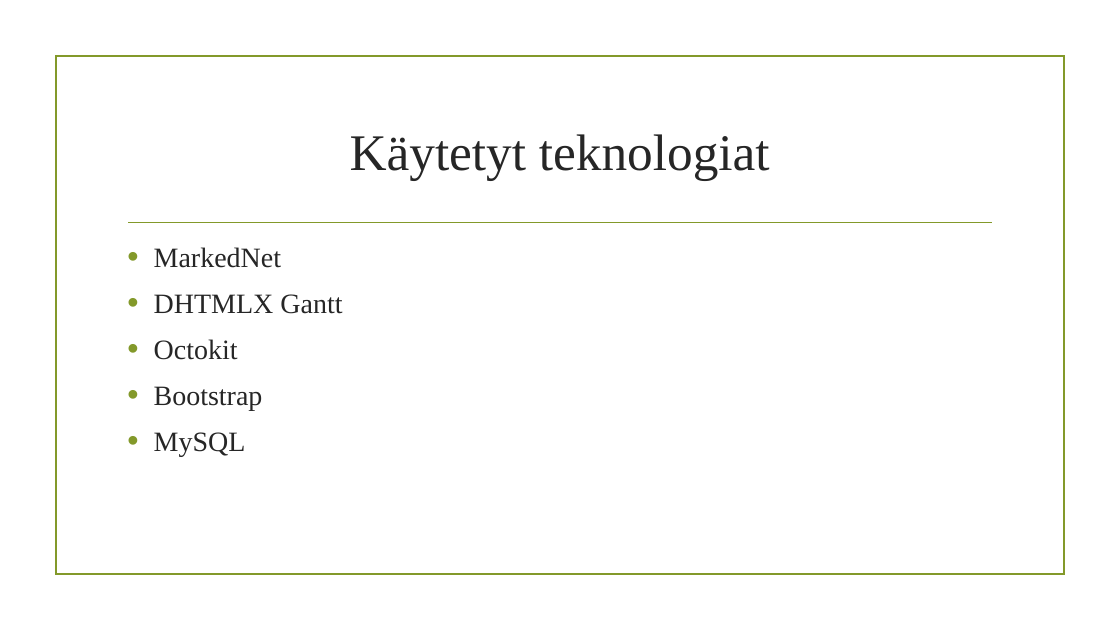
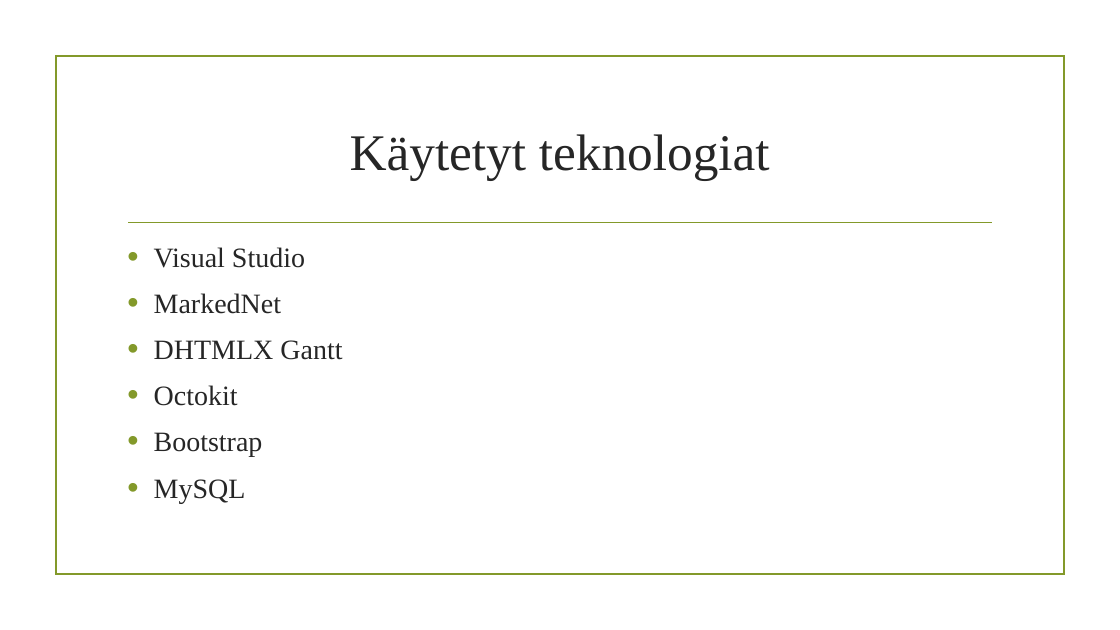
Before and after one commit to AtlasCorporation/ProjectManagementTool, a slide deck: slide 6 of Atlas.pptx. Drawn at 1120x630 pixels with LibreOffice and Linux fonts; fonts in the diff are those of the drawing; background and template pictures are left out. Boxes give left, top, right and bottom in pixels: in the first picture for what was removed or moved away, otherwise in the second. Text is boxed around its words. In the diff, an @@ line names an element or a change of style, - is before the commit and + after.

Commit message:
Minor change in powerpoint

```diff
--- a/Atlas.pptx
+++ b/Atlas.pptx
@@ text at [154,247,305,268]: paragraph added @@
+• Visual Studio
```
